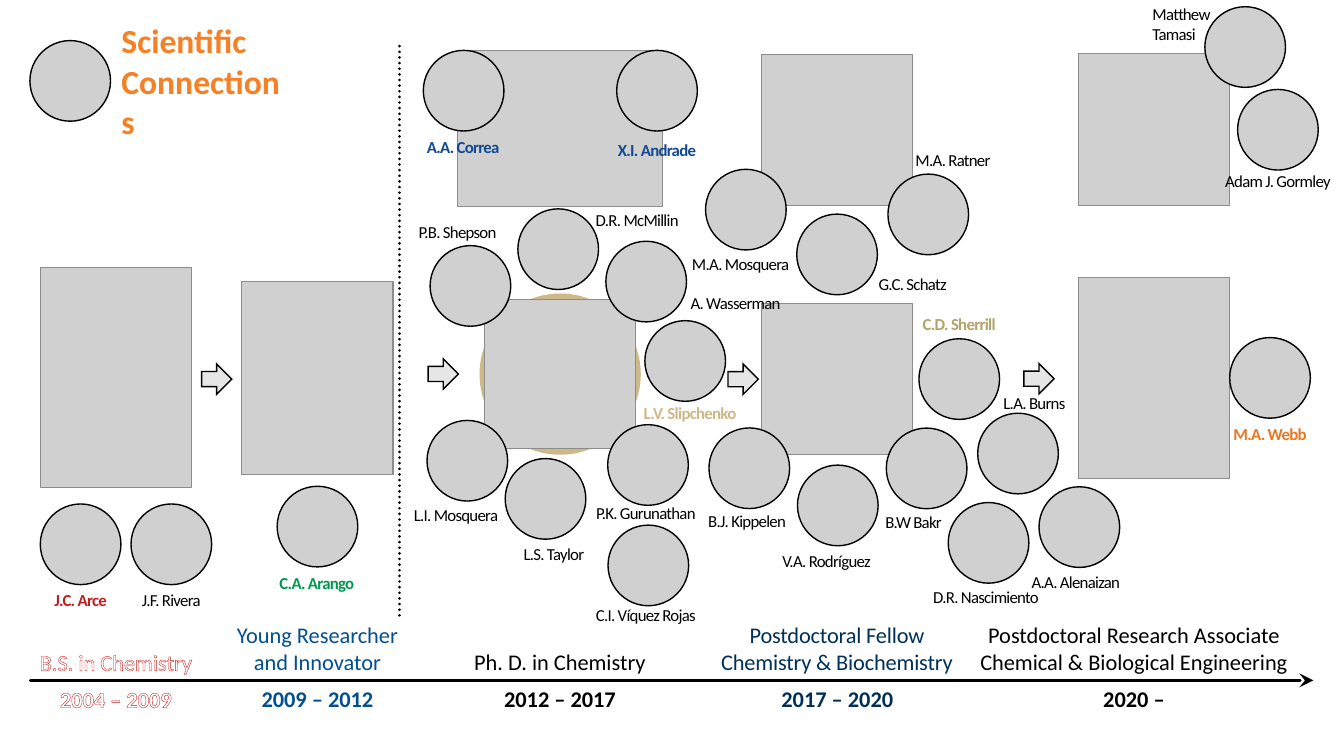
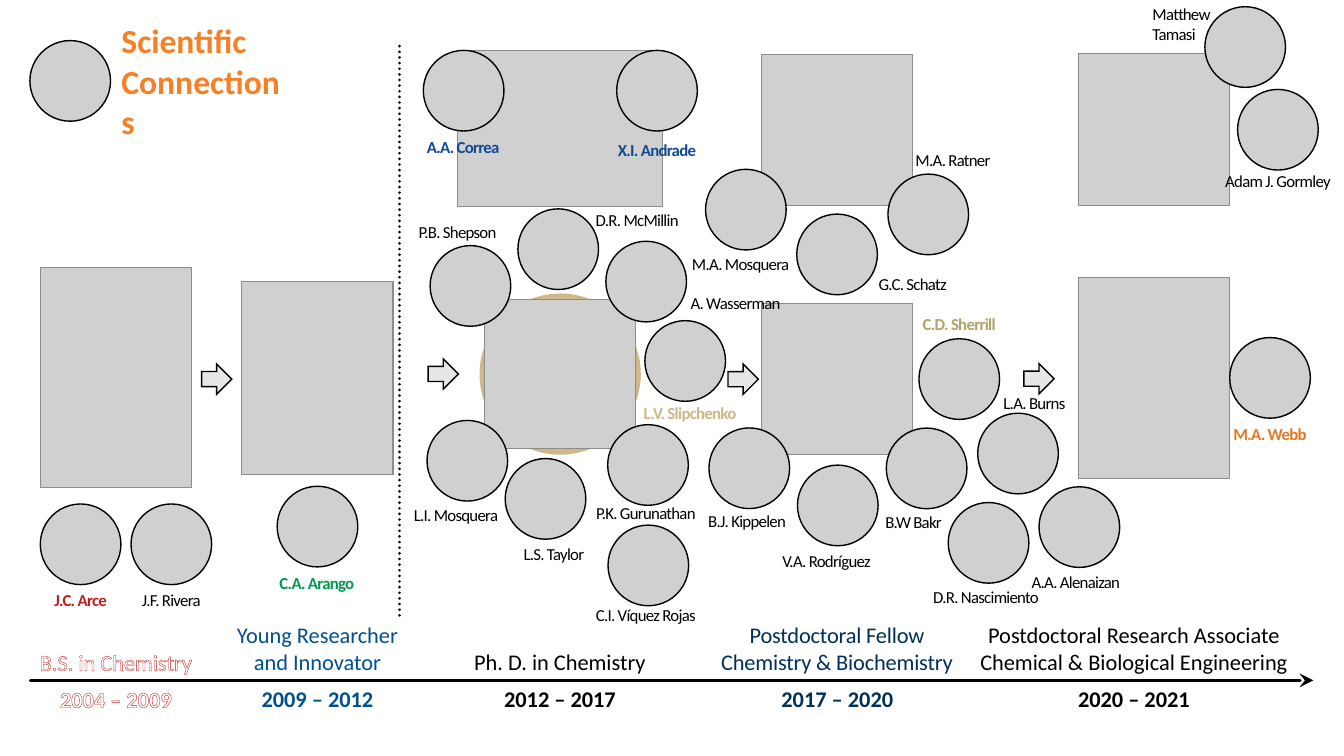
Before and after one commit to carlosborca/carlosborca.github.io, a slide deck: slide 1 of people/People.pptx. Drawn at 1344x756 pixels with LibreOffice and Linux fonts; fonts in the diff are those of the drawing; grey boxes stand for pictures. Boxes give left, top, right and bottom in pixels: in the first picture for what was removed or moved away, otherwise in the second. Text is boxed around its words. In the diff, an @@ line names an element or a change of style, - is before the commit and + after.

```diff
--- a/people/People.pptx
+++ b/people/People.pptx
@@ text at bbox=[1078, 692, 1189, 707]: text changed @@
-2020 –
+2020 – 2021
```
Also in this commit, not shown: 1 other file.
